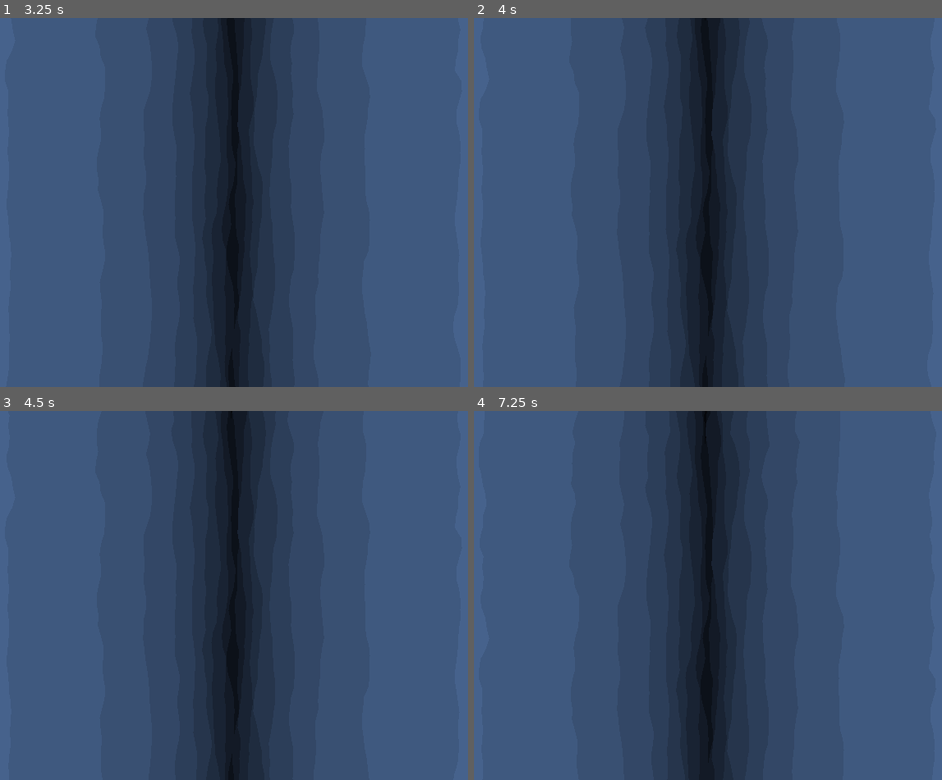
Above: before the commit, frames 1-4 (two rows, left to right).
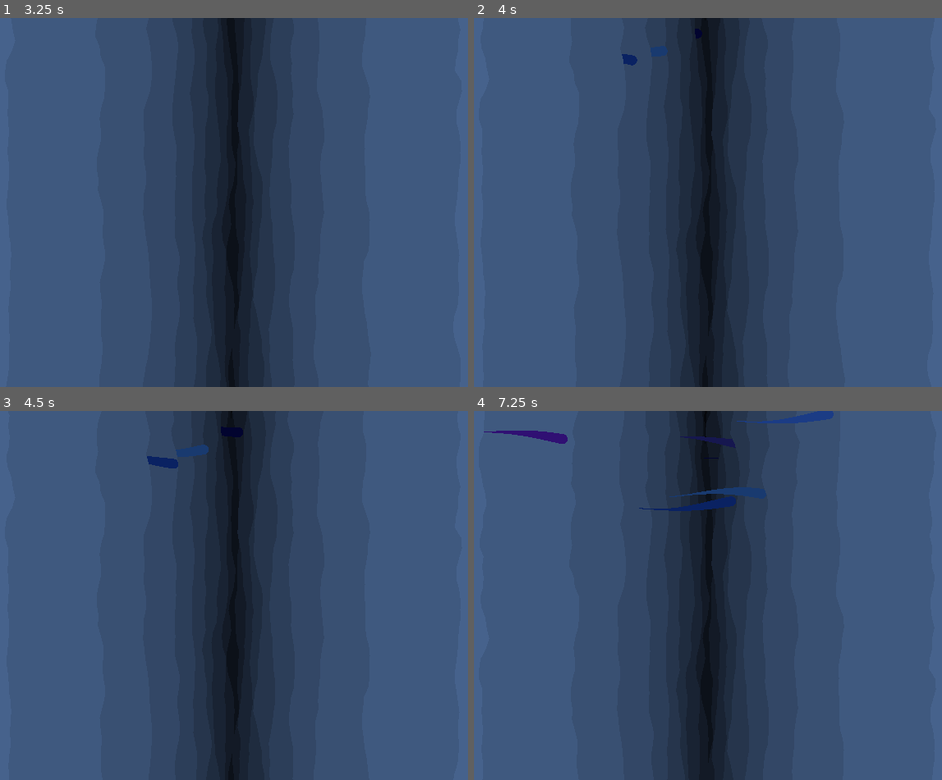
Above: after the commit, the same moments.

Repository: Cax36940/Global-Game-Jam-2025
Game: Godot game, scene res://assets/rock_background.tscn
Same seed, same stepped clock (60 frames per second), same inputs: the game is played once before the commit and once after it. This scene is started directly instead of the project's main scene.
Inputs:
- Up to frame 1 (3.25 s): tap Enter at 0.5, 2 s; hold Right (ui_right) 0.53-1.28 s; tap Space at 1.25, 2.75 s; hold Left (ui_left) 1.28-2.03 s; hold Right (ui_right) from 2.03 s (still down)
- Up to frame 2 (4 s): tap Enter at 3.5 s; release Right (ui_right) at 3.53 s; hold Left (ui_left) from 3.53 s (still down)
- Up to frame 3 (4.5 s): keep holding Left (ui_left)
- Up to frame 4 (7.25 s): release Left (ui_left) at 5.78 s; hold Right (ui_right) from 5.78 s (still down)

Frame 1 is identical in both runs. In frame 2, less than 0.1% of the frame differs, in the area x 31-42%, y 8-13%; in frame 3, 0.2%; in frame 4, 1.1%, in the area x 2-77%, y 0-28%.

Commit message:
Combine rock_background and worms

Diff:
--- a/assets/rock_background.gd
+++ b/assets/rock_background.gd
@@ -1,12 +1,12 @@
 extends Node2D
 
 var rock_layer = preload("res://assets/rock_layer.tscn")
-
+var worm_scene = preload("res://assets/worm.tscn")
+var first_layer_depth : float = 1000
+var layer_spacing : float = 500
 # Called when the node enters the scene tree for the first time.
 func _ready() -> void:
 	var viewport_half_width = get_viewport_rect().size.x / 2.0
-	var first_layer_depth : float = 1000
-	var layer_spacing : float = 500
 	for i in range(12, 0, -1):
 		var depth_coef : float = first_layer_depth / (first_layer_depth + (i-1) * layer_spacing)
 		var instance = rock_layer.instantiate()
@@ -15,7 +15,11 @@
 		instance.set_velocity_factor(depth_coef)
 		var color : Color = Color.from_hsv(0.6, 0.5, 0.6 - 0.05 * i)
 		instance.set_color(color)
+		instance.z_index = -2*i
 		add_child(instance)
+
+
+	generate_worm()
 	pass # Replace with function body.
 
 
@@ -23,3 +27,13 @@
 # Called every frame. 'delta' is the elapsed time since the previous frame.
 func _process(_delta: float) -> void:
 	pass
+
+func generate_worm():
+	await get_tree().create_timer(.1).timeout
+	var instance = worm_scene.instantiate()
+	instance.position.x = randf_range(-100, 600)
+	instance.position.y = randf_range(-1000, 0)
+	instance.z_index = randi_range(-2, -24)
+	instance.set_camera_velocity(Vector2(0, 100 * first_layer_depth / (first_layer_depth + (-instance.z_index/2) * layer_spacing)))
+	add_child(instance)
+	generate_worm()
--- a/assets/rock_background.tscn
+++ b/assets/rock_background.tscn
@@ -3,4 +3,5 @@
 [ext_resource type="Script" path="res://assets/rock_background.gd" id="1_hcsqu"]
 
 [node name="RockBackground" type="Node2D"]
+z_as_relative = false
 script = ExtResource("1_hcsqu")
--- a/assets/worm.gd
+++ b/assets/worm.gd
@@ -1,6 +1,7 @@
 extends Line2D
 
 var velocity : Vector2 = Vector2.ZERO
+var camera_velocity : Vector2 = Vector2.ZERO
 var total_time : float = 0.0
 const SPEED : float = 1.0
 const NUMBER_POINT : int = 10
@@ -13,7 +14,8 @@
 	# https://rgbcolorpicker.com/random/blue
 	var hue : float = randf_range(210.0 / 360, 260.0 / 360)
 	var sat : float = randf_range(0.7, 1.0)
-	var val : float = randf_range(0.3, 0.7)
+	var val : float = randf_range(0.5, 0.7) * (1 + z_index/25.)
+
 	default_color = Color.from_hsv(hue, sat, val)
 
 	total_time = randf_range(0.0, 2 * PI / SPEED)
@@ -22,6 +24,7 @@
 
 # Called every frame. 'delta' is the elapsed time since the previous frame.
 func _process(delta: float) -> void:
+	position += camera_velocity * delta
 	total_time += delta
 	velocity.y = cos(total_time * SPEED) / 5.0
 	velocity.x = sqrt(1 - velocity.y ** 2)
@@ -31,4 +34,10 @@
 	for i in range(1, NUMBER_POINT):
 		set_point_position(i, get_point_position(i-1) + JOINT_LENGTH * (get_point_position(i) - get_point_position(i-1)).normalized())
 
+	if get_point_position(0).x > 1500 or position.y > 1000:
+		get_parent().remove_child(self)
+		queue_free()
 	pass
+
+func set_camera_velocity(new_camera_velocity : Vector2):
+	camera_velocity = new_camera_velocity
